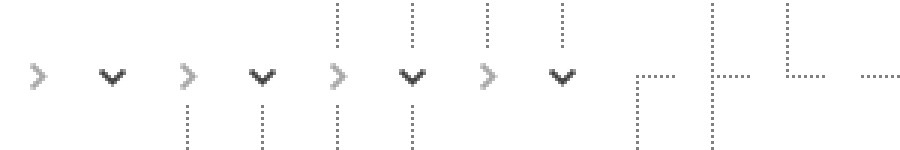
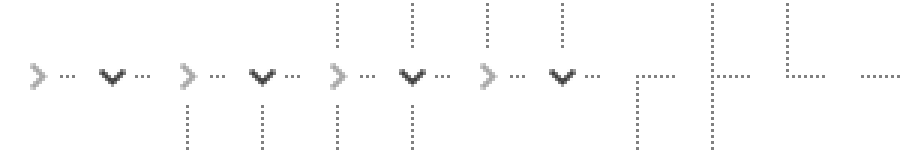
Comparing the layer stacks of the two 900 x 150 images. Changes:
added layer "图层 2" above "line-switch-arrow" over [left=60, top=75, right=600, bottom=78]
